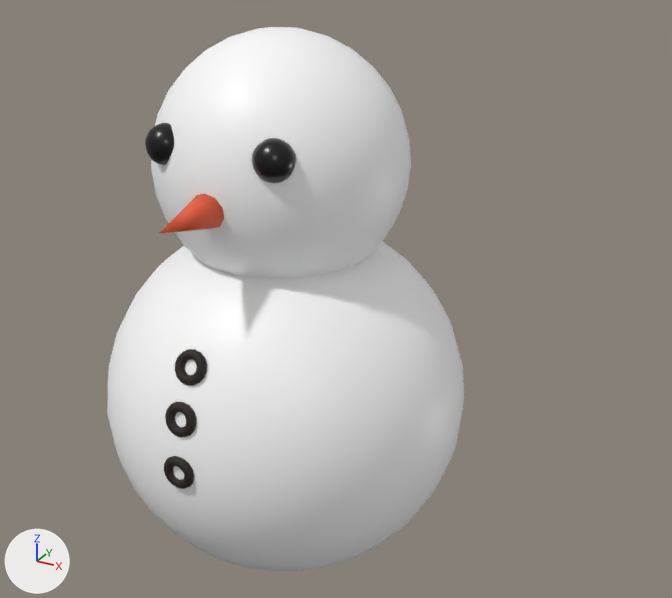
An edit to the glTF model app/public/christmas/snowman.glb, drawn before and after from the same camera.
Rendered twice from a 50 mm lens placed at (2.49, -3.95, 3.6), pointed at (0.24, 0.15, 1.55). The lights are fixed; the arrows at lower left show +X, +Y and +Z. Where no turn or scale is listed for an object, it has been applied to the vertices.

In view in the first picture: 'body', 'head', 'left_eye', 'nose', 'right_eye'.
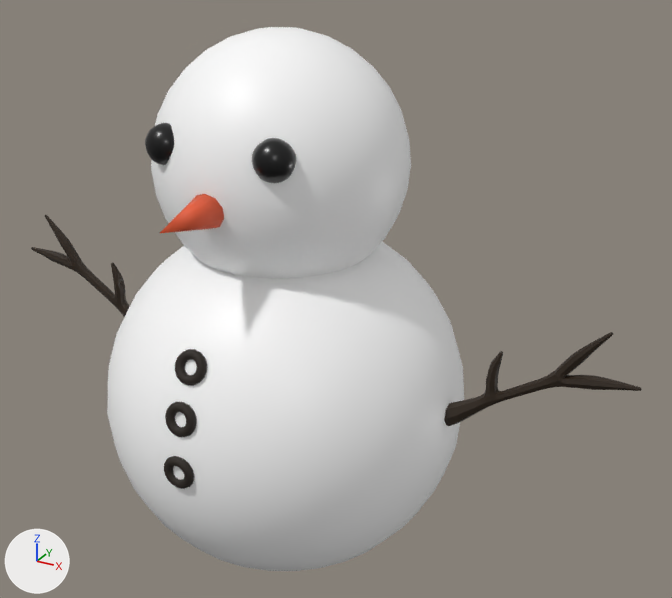
Commit message: ✨ feat: added hands to the snowman

Where the change shows, as pixel boxes (x1, y1, x2, y2) in the pictures (672 x 598 px):
'arms', added (black): after (31, 215, 642, 426)

The change, as a diff of the scene's bpy script:
```diff
--- a/app/public/christmas/snowman.glb.py
+++ b/app/public/christmas/snowman.glb.py
@@ mat_snowman_arms @@
+mat_snowman_arms = principled_material('snowman_arms')
+mat_snowman_arms.base_color = (0.0219, 0.0112, 0.00332)  # black #291b0b
@@ me_vert @@
+me_vert.from_pydata(...)  # 1370 vertices, 2753 faces; spans x -1.9..1.9, y -0.06..0.06, z 1.06..1.76
+me_vert.materials.append(mat_snowman_arms)  # black #291b0b
@@ ob_arms @@
+ob_arms = bpy.data.objects.new('arms', me_vert)
+ob_arms.location = (0.007, 0.0, 0.0)
```
